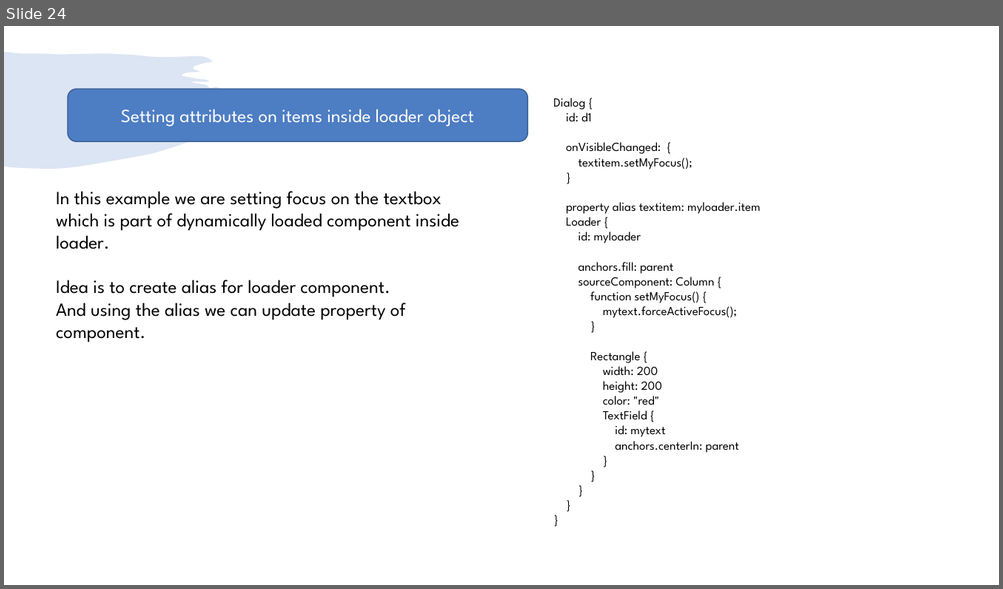
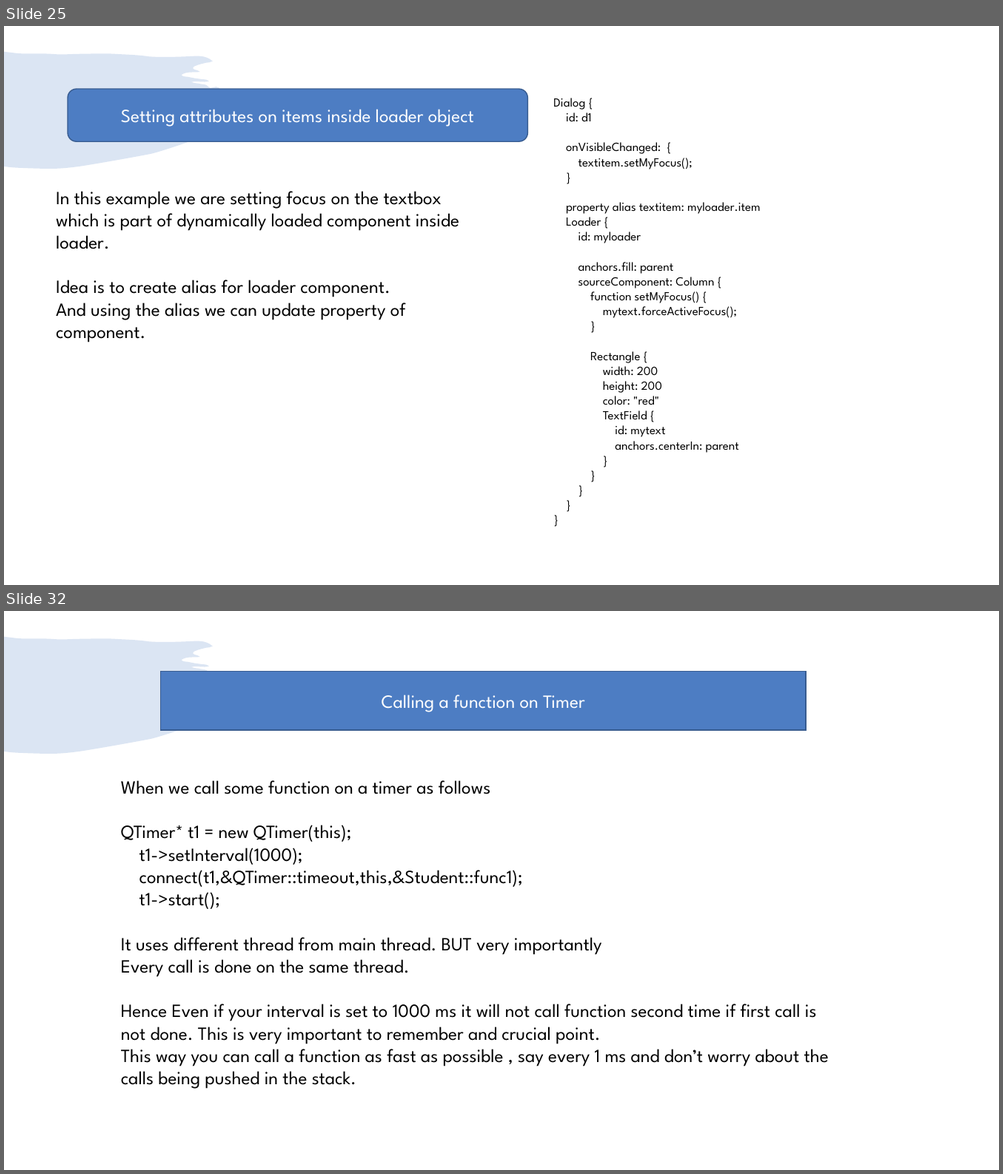
Before and after one commit to girishlande/QtProjects, a slide deck: learnings.pptx. Shown one above the other, each under a label of ours: slide 24 before the commit, slides 25 and 32 after it; the slides between them are not shown. The pictures are 1003x589 and 1003x1174 pixels, drawn with LibreOffice and Linux fonts; fonts in the diff are those of the drawing. Boxes give left, top, right and bottom in pixels: in the first picture for what was removed or moved away, otherwise in the second. Text is boxed around its words. In the diff, an @@ line names an element or a change of style, - is before the commit and + after.

```diff
--- a/learnings.pptx
+++ b/learnings.pptx
@@ slide 32 added at bbox=[4, 611, 999, 1170], background #FFFFFF; not listed: 1 template element that a slide beside it also shows @@
@@ rectangle added at bbox=[161, 672, 805, 730], fill #4D7DC3, outline #395C90 1 pt, 18 pt, text #FFFFFF @@
+Calling a function on Timer
@@ text added at bbox=[121, 780, 828, 1089], 18 pt, text #000000 @@
+When we call some function on a timer as follows
+QTimer* t1 = new QTimer(this);
+t1->setInterval(1000);
+connect(t1,&QTimer::timeout,this,&Student::func1);
+t1->start();
+It uses different thread from main thread. BUT very importantly
+Every call is done on the same thread.
+Hence Even if your interval is set to 1000 ms it will not call function second time if first call is not done. This is very important to remember and crucial point.
+This way you can call a function as fast as possible , say every 1 ms and don’t worry about the calls being pushed in the stack.
@@ what was slide 24 is now slide 25 @@
```
Also in this commit, not shown: 6 slides changed, 2 other slides added, 2 slides removed.
